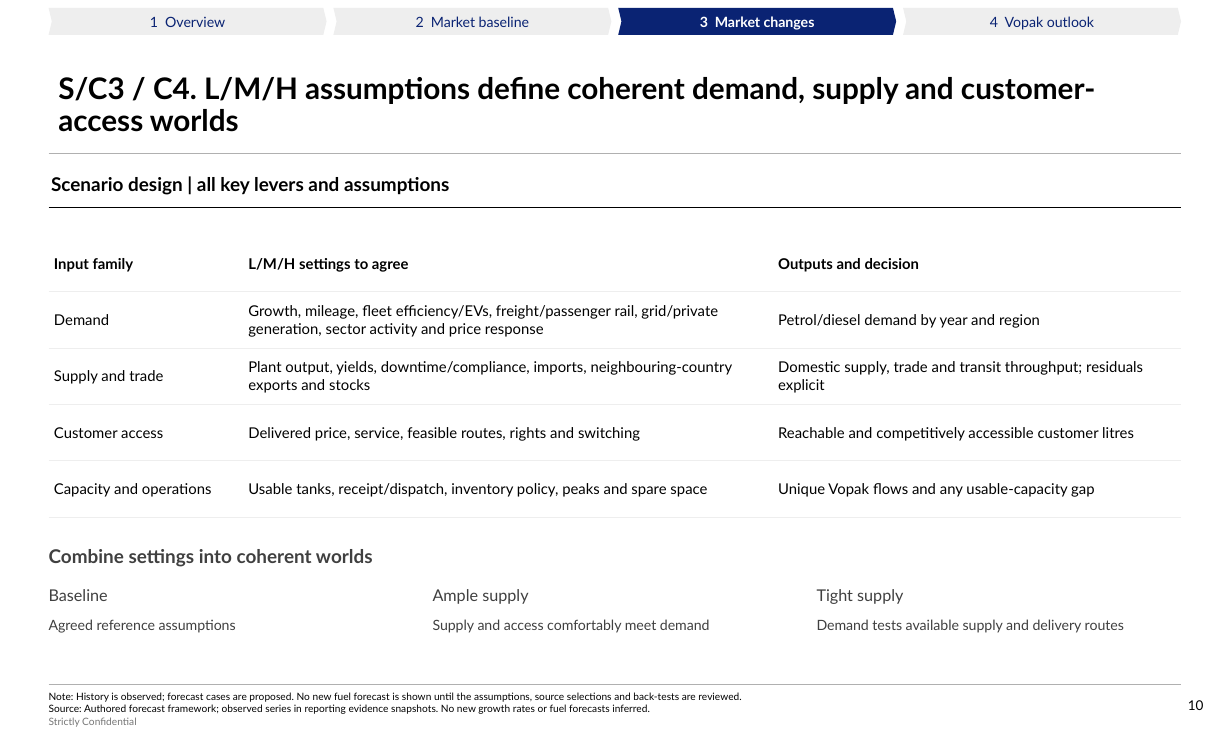
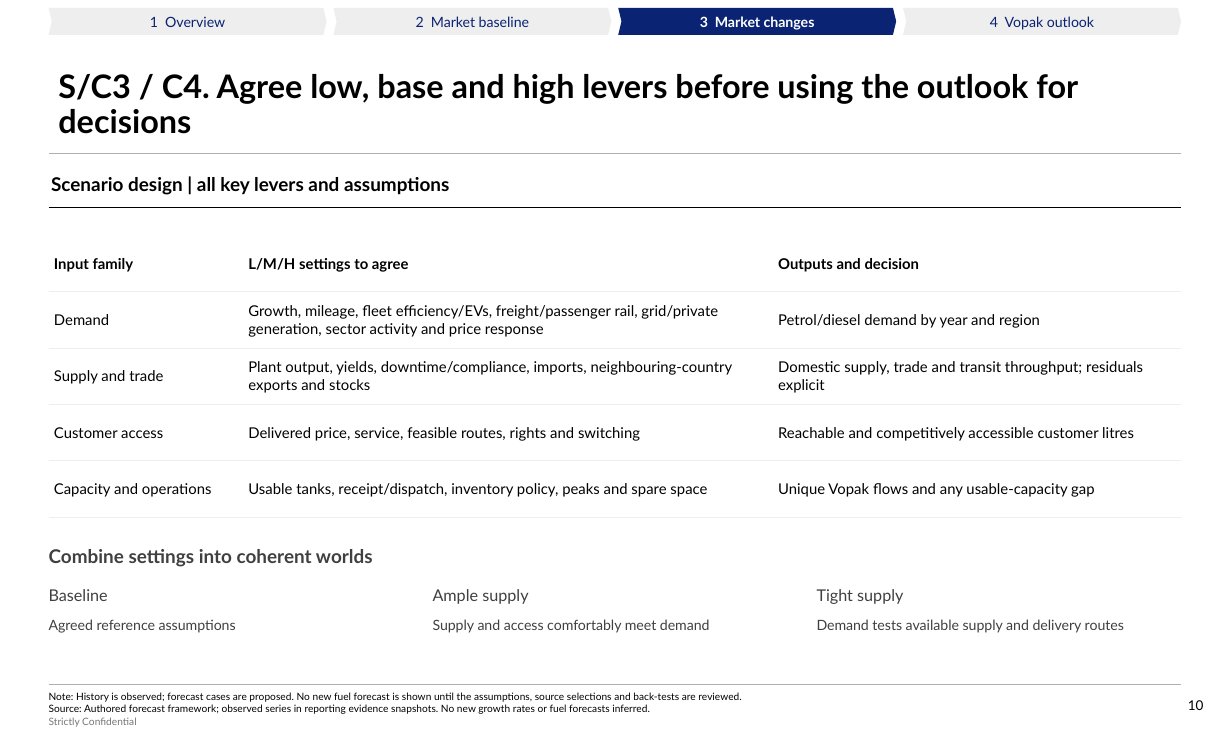
Before and after one commit to Africa-International-Advisors/liquid_fuels_model, a slide deck: slide 10 of pptx/output/delivered/Vopak_Week1_Convergence_2026_10_06.pptx. Drawn at 1232x729 pixels with LibreOffice and Linux fonts; fonts in the diff are those of the drawing; background and template pictures are left out. Boxes give left, top, right and bottom in pixels: in the first picture for what was removed or moved away, otherwise in the second. Text is boxed around its words. In the diff, an @@ line names an element or a change of style, - is before the commit and + after.

```diff
--- a/pptx/output/delivered/Vopak_Week1_Convergence_2026_10_06.pptx
+++ b/pptx/output/delivered/Vopak_Week1_Convergence_2026_10_06.pptx
@@ title at (x1=58, y1=74, x2=1078, y2=134): text changed; size 22 to 24 pt @@
-S/C3 / C4. L/M/H assumptions define coherent demand, supply and customer-access worlds
+S/C3 / C4. Agree low, base and high levers before using the outlook for decisions
```
Also in this commit, not shown: 17 other slides changed, 8 other files.
